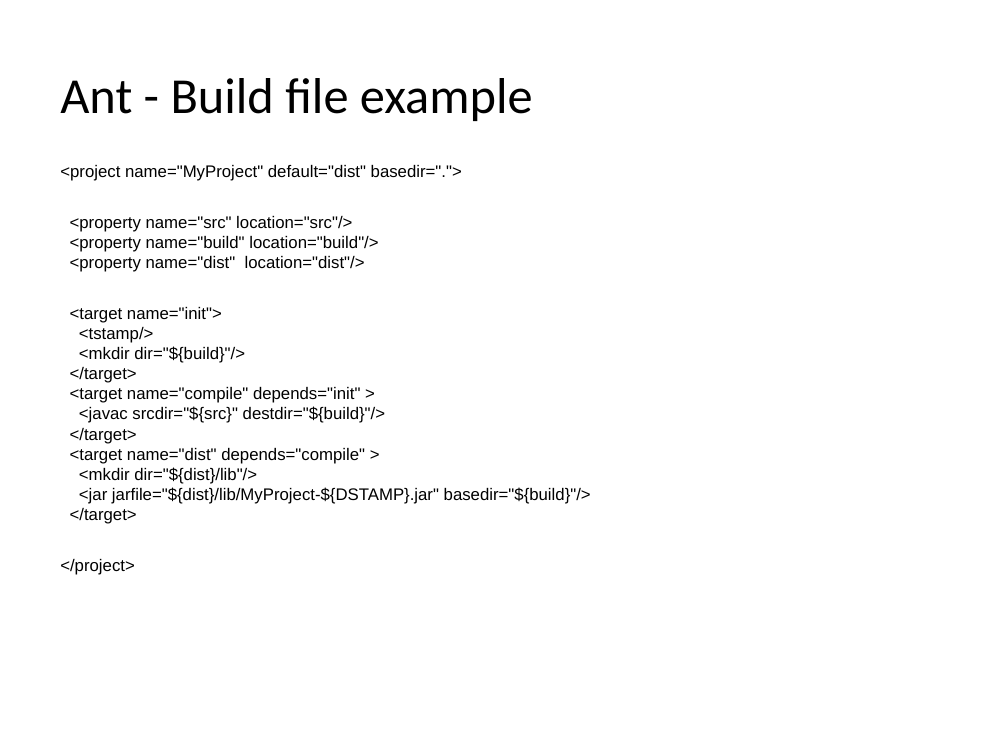
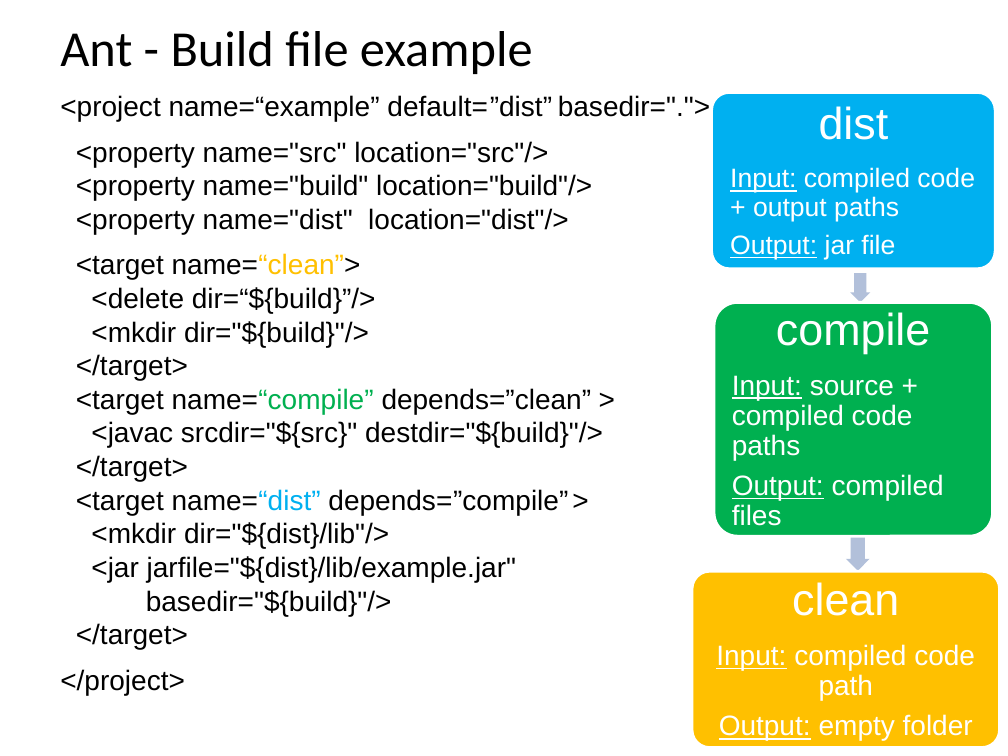
Before and after one commit to kob-aha/gradle-presentation, a slide deck: slide 7 of presentation/Introduction to Gradle.pptx (slide 6 before the commit). Drawn at 1008x756 pixels with LibreOffice and Linux fonts; fonts in the diff are those of the drawing. Boxes give left, top, right and bottom in pixels: in the first picture for what was removed or moved away, otherwise in the second. Text is boxed around its words. In the diff, an @@ line names an element or a change of style, - is before the commit and + after.

```diff
--- a/presentation/Introduction to Gradle.pptx
+++ b/presentation/Introduction to Gradle.pptx
@@ text "Ant - Build file example": place and size @@
-text "Ant - Build file example" at box(60, 78, 533, 121)
+text "Ant - Build file example" at box(60, 31, 533, 74)
@@ text "<project name=“example” default= basedir=".">": place and size @@
-text "<project name=“example” default= basedir=".">" at box(60, 165, 591, 575)
+text "<project name=“example” default= basedir=".">" at box(60, 95, 710, 649)
@@ text at box(60, 95, 710, 122): text changed; size 12 to 20 pt @@
-<project name="MyProject" default="dist" basedir=".">
+<project name=“example” default= basedir=".">
@@ text added at box(490, 95, 552, 117), 20 pt, text #000000 @@
+”dist”
@@ rounded rectangle added at box(712, 93, 995, 269), fill #00B0F0, outline #FFFFFF 2 pt @@
@@ text added at box(730, 106, 975, 260), 19 pt, text #FFFFFF @@
+dist
+Input: compiled code + output paths
+Output: jar file
@@ text at box(76, 141, 603, 649): size 12 to 20 pt in "<property name="src" location="src"/>", "<property name="build" location="build"/>", "<property name="dist" location="dist"/>", "<mkdir dir="${build}"/>" and 6 more places @@
@@ text at box(76, 253, 376, 313): text changed; size 12 to 20 pt @@
-<target name="init">
-<tstamp/>
+<target name=“clean”>
+<delete dir=“${build}”/>
@@ right arrow added at box(850, 274, 870, 303), fill #B3C1DB @@
@@ rounded rectangle added at box(714, 302, 992, 536), fill #00B050, outline #FFFFFF 2 pt @@
@@ text added at box(732, 312, 944, 526), 20 pt, text #FFFFFF @@
+compile
+Input: source + compiled code paths
+Output: compiled files
@@ text at box(76, 388, 506, 414): text changed; size 12 to 20 pt @@
-<target name="compile" depends="init" >
+<target name=“compile” depends= >
@@ text added at box(505, 388, 591, 410), 20 pt, text #000000 @@
+”clean”
@@ text at box(76, 489, 452, 515): text changed; size 12 to 20 pt @@
-<target name="dist" depends="compile" >
+<target name=“dist” depends= >
@@ text added at box(453, 489, 568, 515), 20 pt, text #000000 @@
+”compile”
@@ right arrow added at box(847, 537, 870, 571), fill #B3C1DB @@
@@ text at box(91, 556, 516, 616): text changed; size 12 to 20 pt @@
-<jar jarfile="${dist}/lib/MyProject-${DSTAMP}.jar" basedir="${build}"/>
+<jar jarfile="${dist}/lib/example.jar"
+basedir="${build}"/>
@@ rounded rectangle added at box(692, 572, 1000, 748), fill #FFC000, outline #FFFFFF 2 pt @@
@@ text added at box(716, 582, 975, 740), 20 pt, text #FFFFFF @@
+clean
+Input: compiled code path
+Output: empty folder
```
Also in this commit, not shown: 16 other slides changed, 8 slides added, 14 other files.
